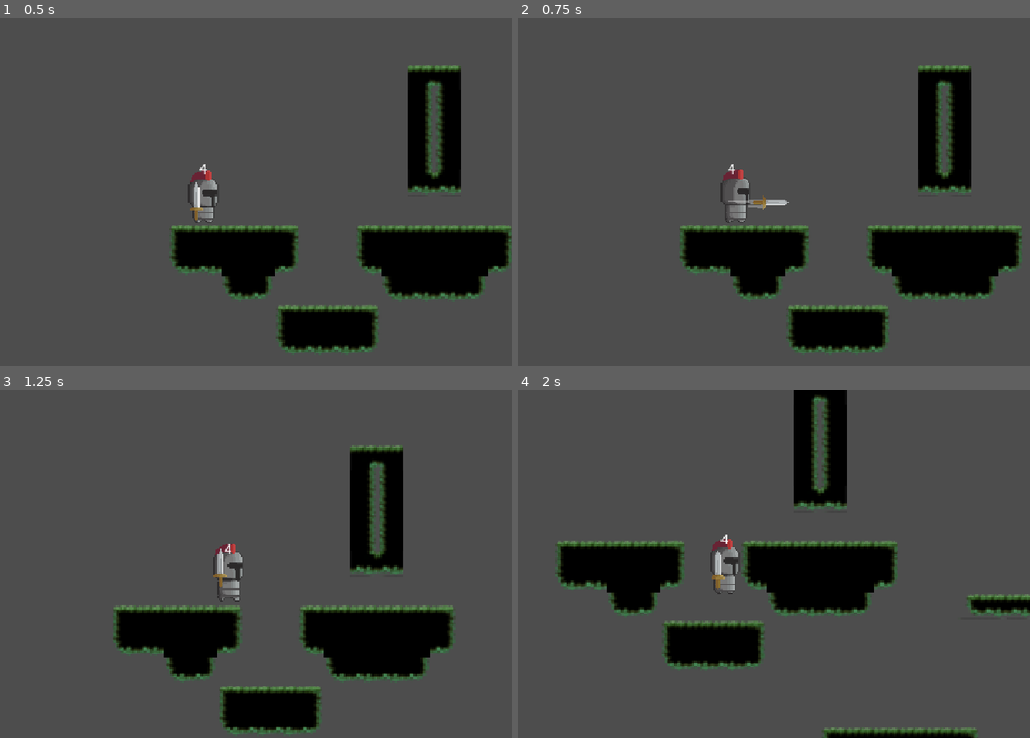
Above: before the commit, frames 1-4 (two rows, left to right).
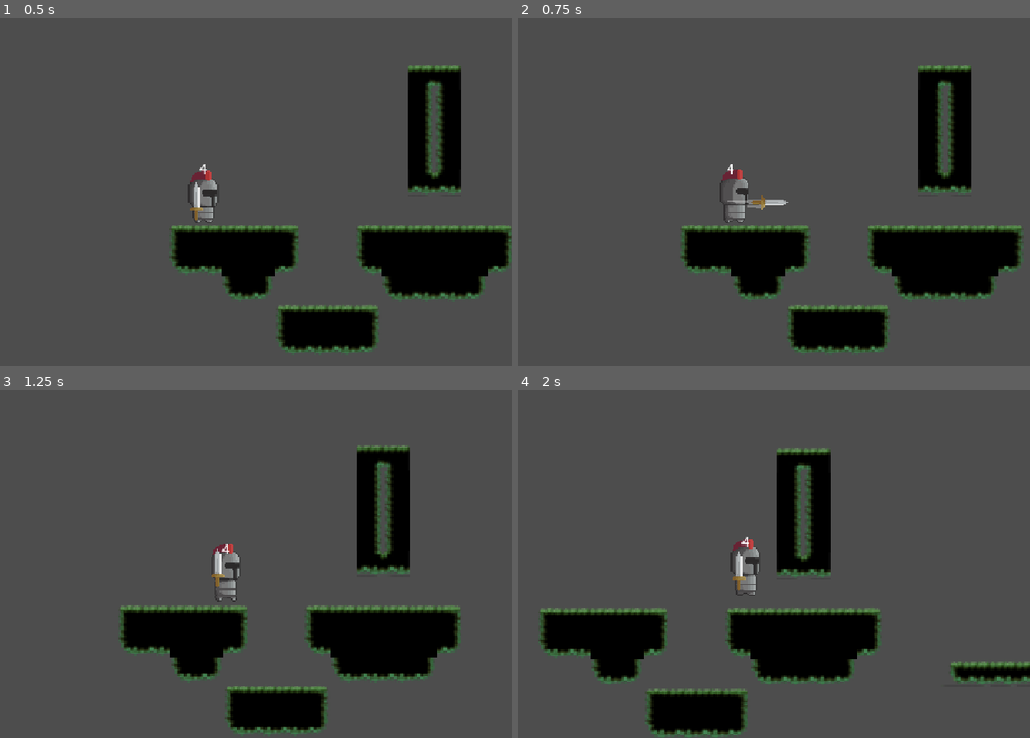
Above: after the commit, the same moments.

Repository: Neyoro3112/Multimedia_VideoJuego
Game: Godot game, scene res://levels/Escenario.tscn
The game is run twice, just before and just after one commit, with the same random seed, the same clock (stepped at 60 frames per second) and the same inputs.
Inputs:
- Up to frame 1 (0.5 s): no input
- Up to frame 2 (0.75 s): hold D (move_right) from 0.53 s (still down); tap C (attack) at 0.6 s
- Up to frame 3 (1.25 s): keep holding D (move_right); tap Up (jump) at 0.77, 1.07 s; tap Shift (run) at 0.8 s
- Up to frame 4 (2 s): keep holding D (move_right); tap Shift (run) at 1.35 s; tap Up (jump) at 1.52, 1.55, 1.82 s

Frame 1 is identical in both runs. In frame 2, 0.7% of the frame differs, in the area x 31-99%, y 13-96%; in frame 3, 5.2%; in frame 4, 29%, in the area x 4-100%, y 0-100%.

Commit message:
remove unnecesary properties

Diff:
--- a/characters/enemies/bat/bat.tscn
+++ b/characters/enemies/bat/bat.tscn
@@ -644,7 +644,7 @@
 states/idle/position = Vector2(-115, 201)
 states/spotted/node = SubResource("AnimationNodeBlendTree_8todr")
 states/spotted/position = Vector2(38, 243)
-graph_offset = Vector2(-363, 39)
+graph_offset = Vector2(-563, 55)
 
 [sub_resource type="Resource" id="Resource_mtq6h"]
 script = ExtResource("11_4n8rd")
@@ -673,13 +673,8 @@
 script = ExtResource("1_5b8vu")
 controller = NodePath("Controller")
 detection_area = NodePath("DetectionArea")
-max_speed = 175
-max_att_speed = 350
-chasing_acceleration = 400
-attacking_acceleration = 400
 contact_hitbox = NodePath("HitBox")
 animation_controller = NodePath("AnimationController")
-speed = 100
 hurtbox = NodePath("HurtBox")
 
 [node name="Label" type="Label" parent="."]
--- a/characters/enemies/enemy.gd
+++ b/characters/enemies/enemy.gd
@@ -3,10 +3,6 @@
 
 @export var controller: EnemyController : set = set_controller
 @export var detection_area: Area2D
-@export var max_speed = 150
-@export var max_att_speed = 150
-@export var chasing_acceleration = 25
-@export var attacking_acceleration = 100
 
 @export var contact_hitbox: HitBox
 
--- a/characters/entity.gd
+++ b/characters/entity.gd
@@ -4,7 +4,6 @@
 @export var animation_controller: AnimationController
 @export var facing_right = true
 @export var locked_side: bool = false
-@export var speed = 160
 @export var gravity = 1800
 @export var movement_component: MovementComponent : set = set_movement_component
 
--- a/characters/player/Player.gd
+++ b/characters/player/Player.gd
@@ -1,7 +1,5 @@
 extends Entity
 class_name Player
-
-@export var jump_speed = 300
 
 @export var controller: PlayerController : set = set_controller
 
--- a/characters/player/player.tscn
+++ b/characters/player/player.tscn
@@ -1460,7 +1460,7 @@
 blend_mode = 1
 
 [sub_resource type="AnimationNodeBlendTree" id="AnimationNodeBlendTree_8u58b"]
-graph_offset = Vector2(-779.545, -87.9291)
+graph_offset = Vector2(-682.545, -34.9291)
 nodes/Add2/node = SubResource("AnimationNodeAdd2_cfd5l")
 nodes/Add2/position = Vector2(-100, 80)
 nodes/BlendSpace1D/node = SubResource("AnimationNodeBlendSpace1D_1w3y8")
@@ -1492,7 +1492,7 @@
 [sub_resource type="AnimationNodeTimeScale" id="AnimationNodeTimeScale_y3et5"]
 
 [sub_resource type="AnimationNodeBlendTree" id="AnimationNodeBlendTree_0mbv2"]
-graph_offset = Vector2(-505.915, 61.9367)
+graph_offset = Vector2(-972.915, -155.063)
 nodes/Add2/node = SubResource("AnimationNodeAdd2_4cx7u")
 nodes/Add2/position = Vector2(-220, 20)
 nodes/Animation/node = SubResource("AnimationNodeAnimation_e0pgg")
@@ -1524,7 +1524,7 @@
 [sub_resource type="AnimationNodeTimeScale" id="AnimationNodeTimeScale_jepfe"]
 
 [sub_resource type="AnimationNodeBlendTree" id="AnimationNodeBlendTree_iopkm"]
-graph_offset = Vector2(-592.976, 24.6997)
+graph_offset = Vector2(-724.231, -56.5323)
 nodes/Add2/node = SubResource("AnimationNodeAdd2_e0pgg")
 nodes/Add2/position = Vector2(-100, 100)
 nodes/Animation/node = SubResource("AnimationNodeAnimation_3a7m8")
@@ -1589,7 +1589,7 @@
 [sub_resource type="AnimationNodeTimeScale" id="AnimationNodeTimeScale_e0pgg"]
 
 [sub_resource type="AnimationNodeBlendTree" id="AnimationNodeBlendTree_sbttr"]
-graph_offset = Vector2(-658.265, 127.604)
+graph_offset = Vector2(-746.265, -38.396)
 nodes/Add2/node = SubResource("AnimationNodeAdd2_lv4bx")
 nodes/Add2/position = Vector2(-120, 80)
 nodes/Animation/node = SubResource("AnimationNodeAnimation_jgd8i")
@@ -1621,7 +1621,7 @@
 [sub_resource type="AnimationNodeTimeScale" id="AnimationNodeTimeScale_groj6"]
 
 [sub_resource type="AnimationNodeBlendTree" id="AnimationNodeBlendTree_cc0c0"]
-graph_offset = Vector2(-569.23, 2.41425)
+graph_offset = Vector2(-682.938, -6.27112)
 nodes/Add2/node = SubResource("AnimationNodeAdd2_d0m3r")
 nodes/Add2/position = Vector2(-40, 40)
 nodes/Animation/node = SubResource("AnimationNodeAnimation_w53g3")
@@ -1653,7 +1653,7 @@
 [sub_resource type="AnimationNodeTimeScale" id="AnimationNodeTimeScale_jwadv"]
 
 [sub_resource type="AnimationNodeBlendTree" id="AnimationNodeBlendTree_4jwsb"]
-graph_offset = Vector2(-680, 82)
+graph_offset = Vector2(-721.2, 15.5)
 nodes/Add2/node = SubResource("AnimationNodeAdd2_vjv6s")
 nodes/Add2/position = Vector2(-140, 40)
 nodes/Animation/node = SubResource("AnimationNodeAnimation_ak527")
@@ -1685,7 +1685,7 @@
 [sub_resource type="AnimationNodeTimeScale" id="AnimationNodeTimeScale_1yrvd"]
 
 [sub_resource type="AnimationNodeBlendTree" id="AnimationNodeBlendTree_4i74t"]
-graph_offset = Vector2(-1369, 88)
+graph_offset = Vector2(-1049, -63)
 nodes/Add2/node = SubResource("AnimationNodeAdd2_cj8vd")
 nodes/Add2/position = Vector2(-364.1, 94.6)
 nodes/Animation/node = SubResource("AnimationNodeAnimation_mhxjs")
@@ -1696,38 +1696,6 @@
 nodes/TimeScale/position = Vector2(-14.3, 119.9)
 node_connections = [&"Add2", 0, &"Animation", &"Add2", 1, &"BlendSpace1D", &"TimeScale", 0, &"Add2", &"output", 0, &"TimeScale"]
 
-[sub_resource type="AnimationNodeAdd2" id="AnimationNodeAdd2_j5m1k"]
-
-[sub_resource type="AnimationNodeAnimation" id="AnimationNodeAnimation_5eay5"]
-animation = &"move"
-
-[sub_resource type="AnimationNodeAnimation" id="AnimationNodeAnimation_8oqua"]
-animation = &"scale_left"
-
-[sub_resource type="AnimationNodeAnimation" id="AnimationNodeAnimation_mqrs8"]
-animation = &"scale_right"
-
-[sub_resource type="AnimationNodeBlendSpace1D" id="AnimationNodeBlendSpace1D_ax0v6"]
-blend_point_0/node = SubResource("AnimationNodeAnimation_8oqua")
-blend_point_0/pos = -1.0
-blend_point_1/node = SubResource("AnimationNodeAnimation_mqrs8")
-blend_point_1/pos = 1.0
-blend_mode = 1
-
-[sub_resource type="AnimationNodeTimeScale" id="AnimationNodeTimeScale_n8cpq"]
-
-[sub_resource type="AnimationNodeBlendTree" id="AnimationNodeBlendTree_cohsp"]
-graph_offset = Vector2(-789.984, 231.394)
-nodes/Add2/node = SubResource("AnimationNodeAdd2_j5m1k")
-nodes/Add2/position = Vector2(-89.1, 173.8)
-nodes/Animation/node = SubResource("AnimationNodeAnimation_5eay5")
-nodes/Animation/position = Vector2(-400, 40)
-nodes/BlendSpace1D/node = SubResource("AnimationNodeBlendSpace1D_ax0v6")
-nodes/BlendSpace1D/position = Vector2(-398.2, 333.3)
-nodes/TimeScale/node = SubResource("AnimationNodeTimeScale_n8cpq")
-nodes/TimeScale/position = Vector2(120, 180)
-node_connections = [&"Add2", 0, &"Animation", &"Add2", 1, &"BlendSpace1D", &"TimeScale", 0, &"Add2", &"output", 0, &"TimeScale"]
-
 [sub_resource type="AnimationNodeAdd2" id="AnimationNodeAdd2_wbyto"]
 
 [sub_resource type="AnimationNodeAnimation" id="AnimationNodeAnimation_bgq01"]
@@ -1749,7 +1717,7 @@
 [sub_resource type="AnimationNodeTimeScale" id="AnimationNodeTimeScale_bi087"]
 
 [sub_resource type="AnimationNodeBlendTree" id="AnimationNodeBlendTree_c4i46"]
-graph_offset = Vector2(-733.221, 64.2381)
+graph_offset = Vector2(-670.221, -31.7619)
 nodes/Add2/node = SubResource("AnimationNodeAdd2_wbyto")
 nodes/Add2/position = Vector2(-95.7, 170.5)
 nodes/Animation/node = SubResource("AnimationNodeAnimation_bgq01")
@@ -1759,6 +1727,9 @@
 nodes/TimeScale/node = SubResource("AnimationNodeTimeScale_bi087")
 nodes/TimeScale/position = Vector2(80, 160)
 node_connections = [&"Add2", 0, &"Animation", &"Add2", 1, &"BlendSpace1D", &"TimeScale", 0, &"Add2", &"output", 0, &"TimeScale"]
+
+[sub_resource type="AnimationNodeStateMachineTransition" id="AnimationNodeStateMachineTransition_6pj1p"]
+advance_mode = 2
 
 [sub_resource type="AnimationNodeStateMachine" id="AnimationNodeStateMachine_kcxbi"]
 states/Start/position = Vector2(344, 0)
@@ -1778,17 +1749,17 @@
 states/jump/position = Vector2(300, 298.275)
 states/roll/node = SubResource("AnimationNodeBlendTree_4i74t")
 states/roll/position = Vector2(432, 271.275)
-states/run/node = SubResource("AnimationNodeBlendTree_cohsp")
-states/run/position = Vector2(378, 201.275)
 states/walk/node = SubResource("AnimationNodeBlendTree_c4i46")
 states/walk/position = Vector2(221, 197.275)
-graph_offset = Vector2(-179.127, 1.2746)
+transitions = ["Start", "idle", SubResource("AnimationNodeStateMachineTransition_6pj1p")]
+graph_offset = Vector2(-157.127, -47.7254)
 
 [sub_resource type="Resource" id="Resource_3a7m8"]
 script = ExtResource("21_6pj1p")
 jump_force = 300.0
 extend_jump = false
-speed_multiplier = 1
+speed_multiplier = 1.0
+speed = 160.0
 metadata/_custom_type_script = "uid://dpb522fi82w88"
 
 [sub_resource type="Resource" id="Resource_sbttr"]
@@ -1801,7 +1772,6 @@
 script = ExtResource("1_7b6hw")
 controller = NodePath("HumanActionsController")
 animation_controller = NodePath("AnimationController")
-speed = 180
 hurtbox = NodePath("HurtBox")
 
 [node name="HumanActionsController" type="Node" parent="."]
@@ -1813,7 +1783,8 @@
 [node name="Sprites" type="AnimatedSprite2D" parent="Facing"]
 scale = Vector2(1.5, 1.5)
 sprite_frames = SubResource("SpriteFrames_xgymn")
-animation = &"jump"
+animation = &"idle"
+frame = 3
 
 [node name="AttackArea" type="Area2D" parent="Facing" node_paths=PackedStringArray("ownerHurtbox")]
 collision_layer = 4
@@ -1868,14 +1839,13 @@
 }
 
 [node name="AnimationTree" type="AnimationTree" parent="AnimationController"]
-active = false
 root_node = NodePath("../..")
 tree_root = SubResource("AnimationNodeStateMachine_kcxbi")
 anim_player = NodePath("../AnimationPlayer")
 parameters/attack/Add2/add_amount = 1.0
 parameters/attack/BlendSpace1D/blend_position = 0
 parameters/attack/TimeScale/scale = 3.0
-parameters/attack/randomizer/blend_position = -0.99403
+parameters/attack/randomizer/blend_position = 0.999248
 parameters/crouch/Add2/add_amount = 1.0
 parameters/crouch/BlendSpace1D/blend_position = 0
 parameters/crouch/TimeScale/scale = 2.0
@@ -1897,9 +1867,6 @@
 parameters/roll/Add2/add_amount = 1.0
 parameters/roll/BlendSpace1D/blend_position = 0
 parameters/roll/TimeScale/scale = 1.0
-parameters/run/Add2/add_amount = 1.0
-parameters/run/BlendSpace1D/blend_position = 0
-parameters/run/TimeScale/scale = 2.0
 parameters/walk/Add2/add_amount = 1.0
 parameters/walk/BlendSpace1D/blend_position = 0.0
 parameters/walk/TimeScale/scale = 1.0
--- a/components/controllers/animation_controller.gd
+++ b/components/controllers/animation_controller.gd
@@ -16,7 +16,8 @@
 	flip_animations = animations
 
 func get_current_animation():
-	return str(playback.get_current_node())
+	var current_node = playback.get_current_node()
+	return str(current_node)
 
 
 func _ready():
--- a/components/movement/ground_movement.gd
+++ b/components/movement/ground_movement.gd
@@ -1,11 +1,11 @@
 extends MovementComponent
 class_name GroundMovement
 
-@export var speed_multiplier = 1
-
+@export var speed_multiplier: float = 1.
+@export var speed: float = 160
 
 func update_movement(_delta: float, _entity: Entity) -> void:
-	_entity.velocity.x = _entity.direction * _entity.speed * speed_multiplier
+	_entity.velocity.x = _entity.direction * speed * speed_multiplier
 	apply_gravity(_delta, _entity)
 
 func apply_gravity(_delta: float, _entity: Entity) -> void:
--- a/states/entities/player/idle.gd
+++ b/states/entities/player/idle.gd
@@ -8,6 +8,9 @@
 		PlayerStates.Movement.rolling: player.controller.is_action_triggered(PlayerActions.roll),
 		PlayerStates.Movement.walking: player.direction != 0
 	}
+
+func enter():
+	pass
 
 func get_animation_checks():
 	return {
Not shown: 1 places in characters/player/player.tscn that only renumber resources
